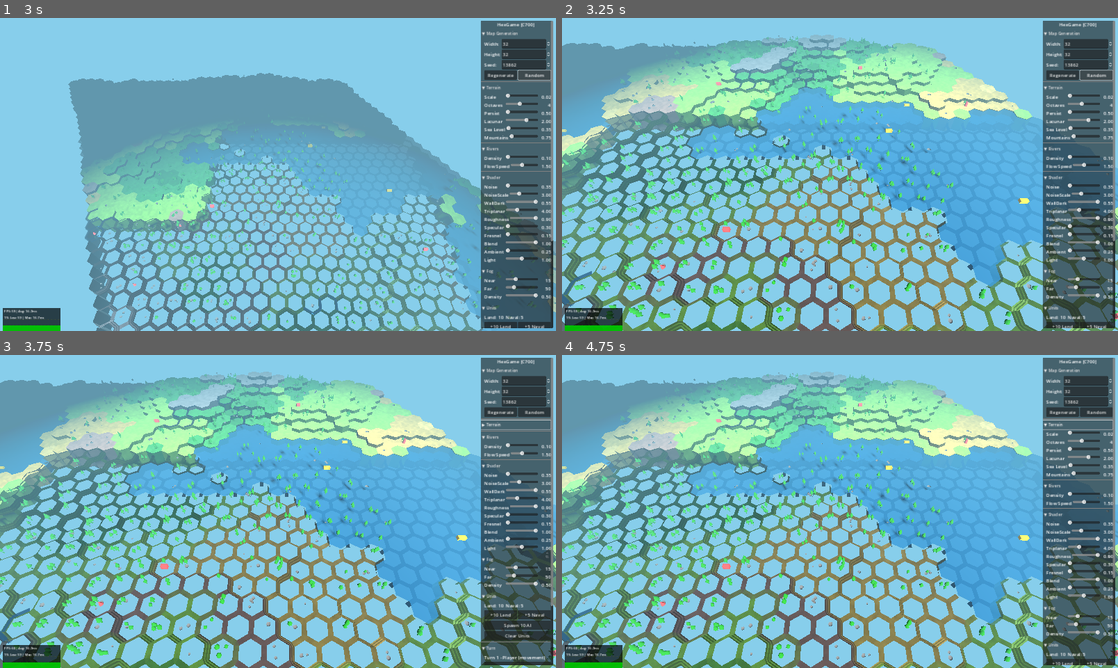
Above: before the commit, frames 1-4 (two rows, left to right).
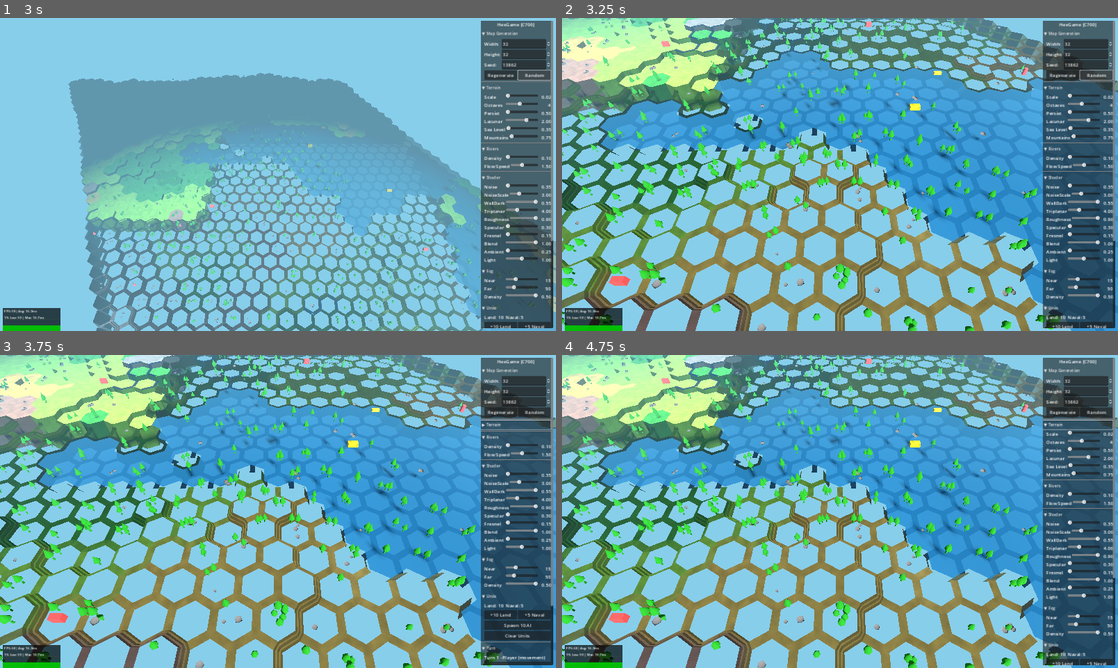
Above: after the commit, the same moments.

Repository: bobum/hexgame
Game: Godot game, scene res://scenes/main.tscn
The game is run twice, just before and just after one commit, with the same random seed, the same clock (stepped at 60 frames per second) and the same inputs.
Inputs:
- Up to frame 1 (3 s): click "▼ Map Generation" at 0.5 s; click "▶ Map Generation" at 1.25 s; click "Regenerate" at 2 s; click "Random" at 2.75 s
- Up to frame 2 (3.25 s): no input
- Up to frame 3 (3.75 s): click "▼ Terrain" at 3.5 s
- Up to frame 4 (4.75 s): click "▶ Terrain" at 4.25 s

Frame 1 is identical in both runs. In frame 2, 69% of the frame differs, in the area x 0-100%, y 0-100%; in frame 3, 68%; in frame 4, 69%.

Commit message:
Fix backface culling on splat-blended hex tops
The splat vertex code was adding vertices without correcting winding order
for upward-facing triangles, causing them to be culled. Now matches the
same winding correction used in _add_triangle.

Co-Authored-By: Claude Opus 4.5 <noreply@anthropic.com>

Diff:
--- a/godot/src/debug/screenshot_capture.gd
+++ b/godot/src/debug/screenshot_capture.gd
@@ -7,7 +7,7 @@
 const SCREENSHOT_PATH = "C:/projects/hexgame/godot/debug_screenshot.png"
 
 # Fixed camera settings for consistent screenshots
-const DEBUG_CAMERA_DISTANCE: float = 25.0  # Close enough for HIGH LOD with splat blending
+const DEBUG_CAMERA_DISTANCE: float = 15.0  # Close view to verify terraces and splat
 const DEBUG_CAMERA_PITCH: float = 50.0
 const DEBUG_CAMERA_YAW: float = 0.0
 
--- a/godot/src/rendering/hex_mesh_builder.gd
+++ b/godot/src/rendering/hex_mesh_builder.gd
@@ -194,19 +194,28 @@
 			var neighbor_color2 = neighbor_colors[prev_dir]
 			var neighbor_color_right = neighbor_colors[next_dir]
 
+			# Check winding - need to match _add_triangle's behavior for upward faces
+			var edge1 = v2 - v1
+			var edge2 = v3 - v1
+			var normal = edge1.cross(edge2)
+
 			# Center vertex - 100% main color
 			_set_splat_solid(color)
 			_add_vertex_with_splat(v1, color)
 
-			# Corner v3 - blend with edge neighbor and right neighbor
-			_set_splat_blended(color, neighbor_color1, neighbor_color_right)
-			_add_vertex_with_splat(v3, color)
-
-			# Corner v2 - blend with edge neighbor and prev neighbor
-			_set_splat_blended(color, neighbor_color1, neighbor_color2)
-			_add_vertex_with_splat(v2, color)
-
-			# Add triangle indices
+			if normal.y > 0:
+				# Reverse winding for upward-facing triangles (Godot convention)
+				_set_splat_blended(color, neighbor_color1, neighbor_color2)
+				_add_vertex_with_splat(v2, color)
+				_set_splat_blended(color, neighbor_color1, neighbor_color_right)
+				_add_vertex_with_splat(v3, color)
+			else:
+				_set_splat_blended(color, neighbor_color1, neighbor_color_right)
+				_add_vertex_with_splat(v3, color)
+				_set_splat_blended(color, neighbor_color1, neighbor_color2)
+				_add_vertex_with_splat(v2, color)
+
+			# Add triangle indices (not used by _create_mesh but kept for consistency)
 			indices.append(vertex_index - 3)
 			indices.append(vertex_index - 2)
 			indices.append(vertex_index - 1)
@@ -238,19 +247,28 @@
 			var neighbor_color2 = neighbor_colors[prev_dir]
 			var neighbor_color_right = neighbor_colors[next_dir]
 
+			# Check winding - need to match _add_triangle's behavior for upward faces
+			var edge1 = v2 - v1
+			var edge2 = v3 - v1
+			var normal = edge1.cross(edge2)
+
 			# Center vertex - 100% main color
 			_set_splat_solid(color)
 			_add_vertex_with_splat(v1, color)
 
-			# Corner v3 - blend with edge neighbor and right neighbor
-			_set_splat_blended(color, neighbor_color1, neighbor_color_right)
-			_add_vertex_with_splat(v3, color)
-
-			# Corner v2 - blend with edge neighbor and prev neighbor
-			_set_splat_blended(color, neighbor_color1, neighbor_color2)
-			_add_vertex_with_splat(v2, color)
-
-			# Add triangle indices
+			if normal.y > 0:
+				# Reverse winding for upward-facing triangles (Godot convention)
+				_set_splat_blended(color, neighbor_color1, neighbor_color2)
+				_add_vertex_with_splat(v2, color)
+				_set_splat_blended(color, neighbor_color1, neighbor_color_right)
+				_add_vertex_with_splat(v3, color)
+			else:
+				_set_splat_blended(color, neighbor_color1, neighbor_color_right)
+				_add_vertex_with_splat(v3, color)
+				_set_splat_blended(color, neighbor_color1, neighbor_color2)
+				_add_vertex_with_splat(v2, color)
+
+			# Add triangle indices (not used by _create_mesh but kept for consistency)
 			indices.append(vertex_index - 3)
 			indices.append(vertex_index - 2)
 			indices.append(vertex_index - 1)
